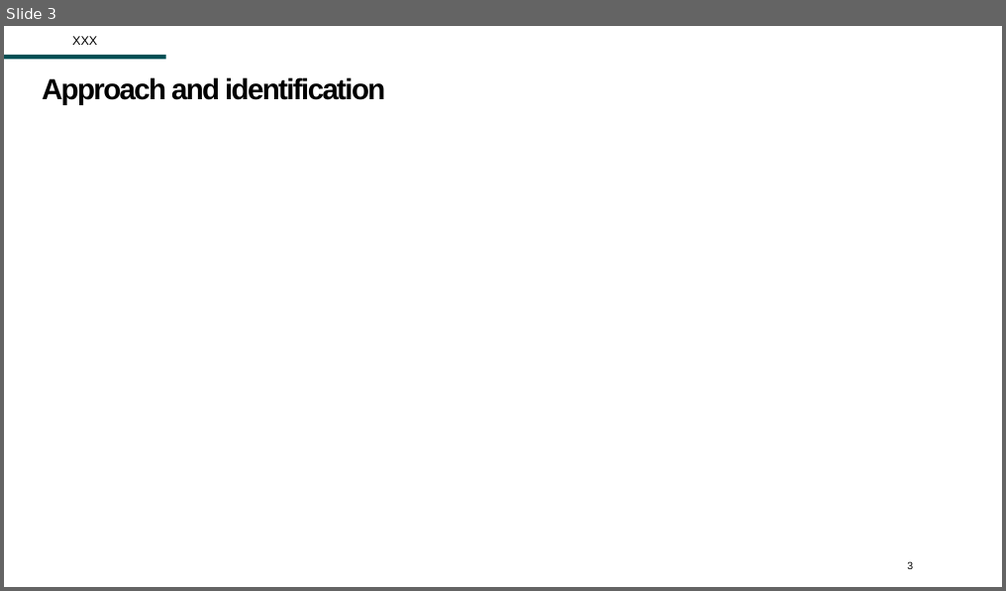
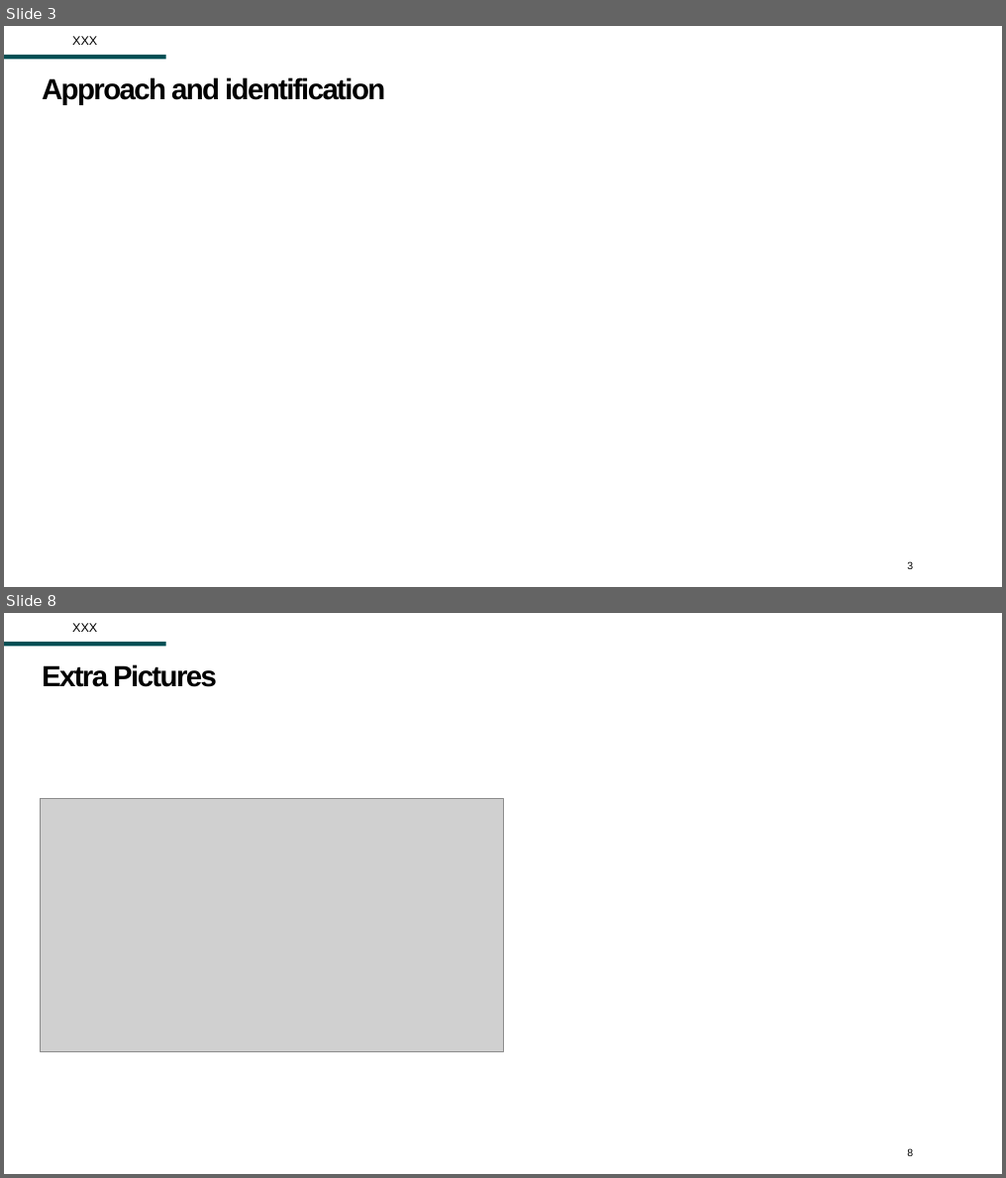
Before and after one commit to Zjub/TVHENZ, a slide deck: e61 Projects/Presentations/Discusant Wage Subsides TTPI Aug 2025.pptx. Shown one above the other, each under a label of ours: slide 3 before the commit, slides 3 and 8 after it; the slides between them are not shown. The pictures are 1006x591 and 1006x1178 pixels, drawn with LibreOffice and Linux fonts; fonts in the diff are those of the drawing; grey boxes stand for pictures; background and template pictures are left out. Boxes give left, top, right and bottom in pixels: in the first picture for what was removed or moved away, otherwise in the second. Text is boxed around its words. In the diff, an @@ line names an element or a change of style, - is before the commit and + after.

```diff
--- a/e61 Projects/Presentations/Discusant Wage Subsides TTPI Aug 2025.pptx
+++ b/e61 Projects/Presentations/Discusant Wage Subsides TTPI Aug 2025.pptx
@@ slide 8 added at bbox=[4, 613, 1002, 1174], background #FFFFFF; not listed: 1 template element that a slide beside it also shows @@
@@ text added at bbox=[72, 623, 97, 632], 12 pt, text #000000 @@
+XXX
@@ title added at bbox=[42, 664, 217, 687], 28 pt, text #000000, bold @@
+Extra Pictures
@@ picture added at bbox=[40, 798, 503, 1052] @@
@@ page number added at bbox=[907, 1149, 913, 1157], 10 pt, text #000000 @@
+8
```
Also in this commit, not shown: 2 slides changed, 3 other slides added, 1 other file.
